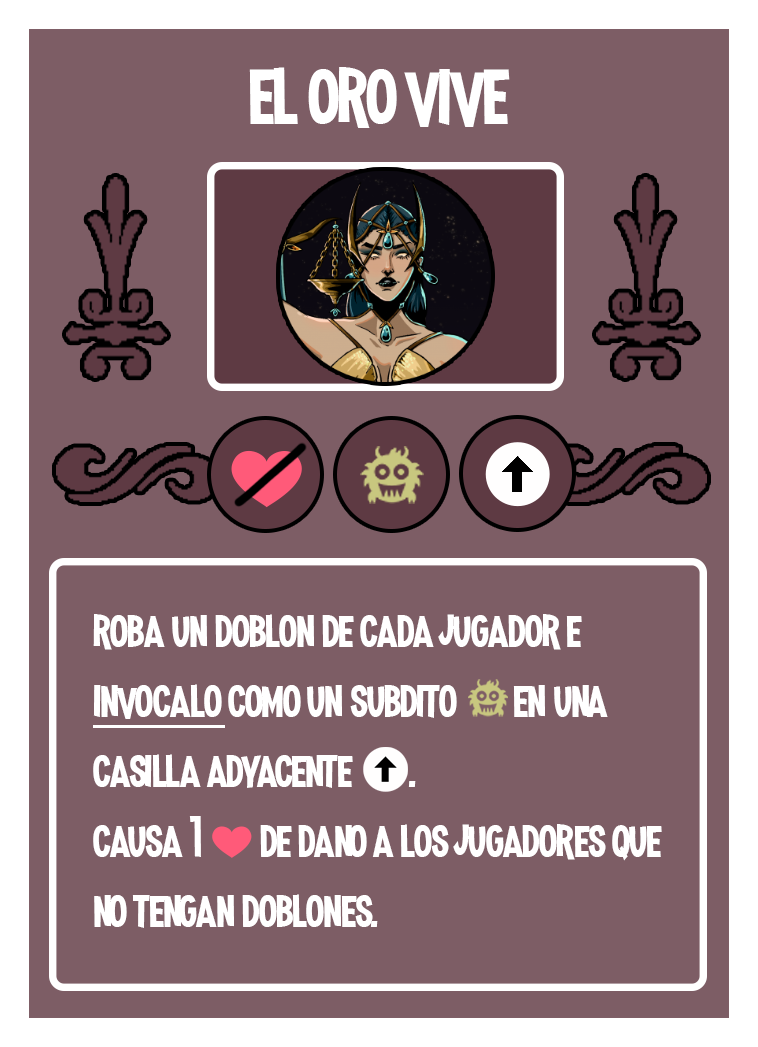
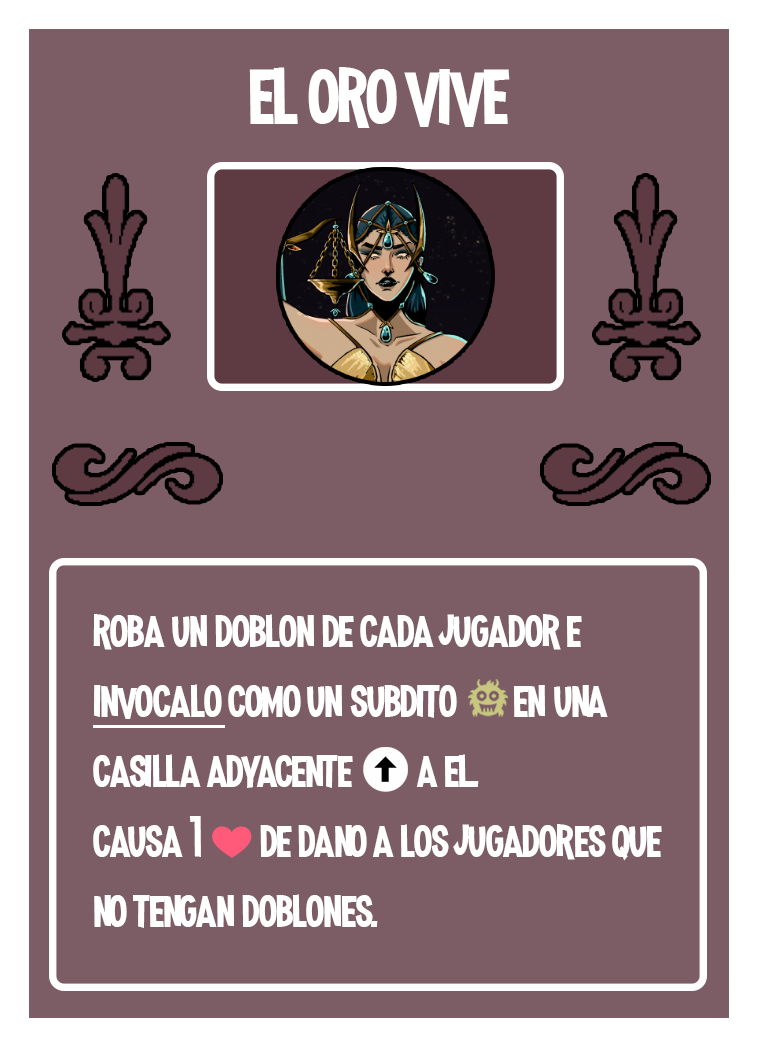
Layered file, before and after one edit (758×1047). Changes by layer:
removed layer "⬆" (2nd of 2, in "Roundabout Card") from group "Roundabout Card" over [485, 442, 550, 507]
removed layer "Capa 8" from group "Roundabout Card" over [360, 446, 424, 504]
removed layer "Capa 6" from group "Roundabout Card" over [231, 441, 308, 508]
removed layer "Elipse 1 copia" (1st of 3, in "Roundabout Card") from group "Roundabout Card" over [463, 419, 572, 528]
removed layer "Elipse 1 copia" (2nd of 3, in "Roundabout Card") from group "Roundabout Card" over [337, 420, 446, 529]
removed layer "Elipse 1 copia" (3rd of 3, in "Roundabout Card") from group "Roundabout Card" over [211, 420, 320, 529]
painted on "roba un doblon de cada jugador e invocalo como un subdito" over [408, 754, 479, 787]